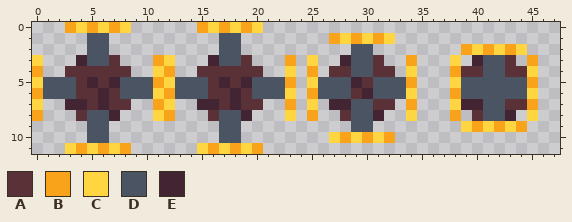
Two states of a pixel-art sprite, assets/player/player_push.png. That is the earlier state.
The file is 48x12 pixels.
Palette (. is transparent): A #5b3138  B #f9a31b  C #ffd541  D #4a5462  E #422433
Pixels before, first column x 0:
 0 ...BCBCBC......BCBCBC.........................
 1 .....DD..........DD........BCBCBC.............
 2 .....DD..........DD..........DD........BCBCBC.
 3 C...EDDA...BC...EDDA...B.C..EDDA..B...C.EDDA.B
 4 B..AAAAAA..CB..AAAAAA..C.B.AADDAA.C...BAADDAAC
 5 CDDDAEAEDDDBCDDDAEAEDDDB.CDDDEADDDB...CDDDDDDB
 6 BDDDAAEADDDCBDDDAAEADDDC.BDDDAEDDDC...BDDDDDDC
 7 C..EEAEAA..BC..EEAEAA..B.C.EEDDAA.B...CEEDDAAB
 8 B...ADDE...CB...ADDE...C.B..ADDE..C...B.ADDE.C
 9 .....DD..........DD..........DD........CBCBCB.
10 .....DD..........DD........CBCBCB.............
11 ...CBCBCB......CBCBCB.........................
And afterwards:
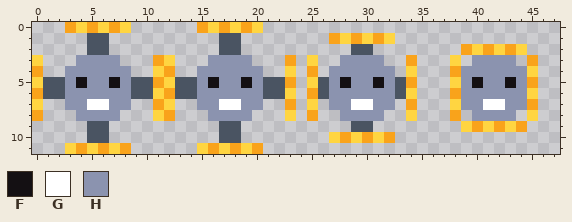
Colours new in this view: F #141013  G #ffffff  H #8b93af
The exact change:
y 3: x 4..7 EDDA -> HHHH; x 16..19 EDDA -> HHHH; x 28..31 EDDA -> HHHH; x 40..43 EDDA -> HHHH
y 4: x 3..8 AAAAAA -> HHHHHH; x 15..20 AAAAAA -> HHHHHH; x 27..32 AADDAA -> HHHHHH; x 39..44 AADDAA -> HHHHHH
y 5: x 3..8 DAEAED -> HFHHFH; x 15..20 DAEAED -> HFHHFH; x 27..32 DDEADD -> HFHHFH; x 39..44 DDDDDD -> HFHHFH
y 6: x 3..8 DAAEAD -> HHHHHH; x 15..20 DAAEAD -> HHHHHH; x 27..32 DDAEDD -> HHHHHH; x 39..44 DDDDDD -> HHHHHH
y 7: x 3..8 EEAEAA -> HHGGHH; x 15..20 EEAEAA -> HHGGHH; x 27..32 EEDDAA -> HHGGHH; x 39..44 EEDDAA -> HHGGHH
y 8: x 4..7 ADDE -> HHHH; x 16..19 ADDE -> HHHH; x 28..31 ADDE -> HHHH; x 40..43 ADDE -> HHHH
Where, in picture pixels (left, top, right, bottom), the same in both pictures:
changed: (65, 55, 131, 121)
changed: (197, 55, 263, 121)
changed: (329, 55, 395, 121)
changed: (461, 55, 527, 121)
